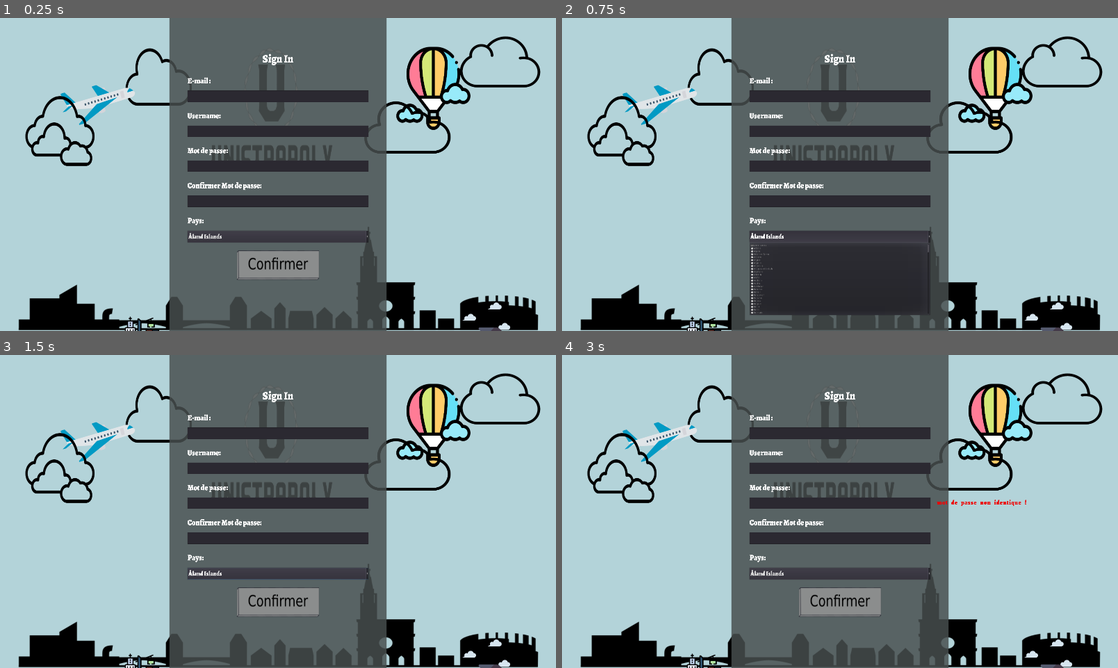
Above: before the commit, frames 1-4 (two rows, left to right).
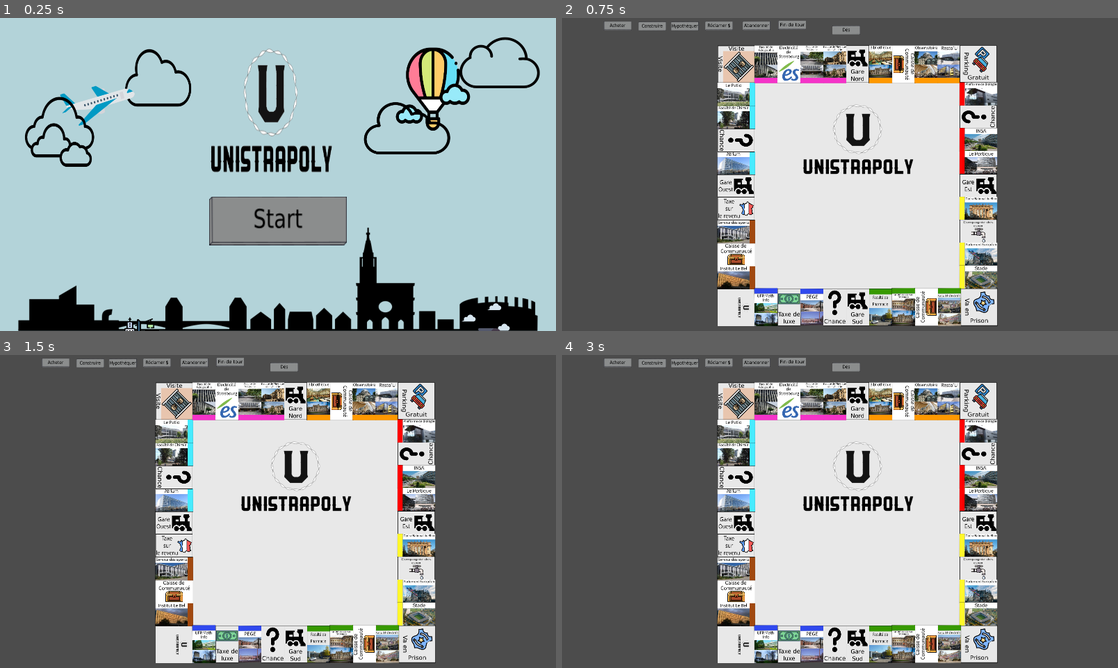
Above: after the commit, the same moments.

Repository: DARWICHAli/projet_integrateur
Game: Godot game, scene res://Scenes/jeu.tscn
The game is run twice, just before and just after one commit, with the same random seed, the same clock (stepped at 60 frames per second) and the same inputs.
Inputs (mouse positions are in pixels of both pictures, inside the frame that each line leads up to):
- Up to frame 1 (0.25 s): no input
- Up to frame 2 (0.75 s): click (840, 237) at 0.5 s, where only the run before the commit has a clickable "Åland Islands"
- Up to frame 3 (1.5 s): click (278, 558) at 1.27 s
- Up to frame 4 (3 s): click (840, 558) at 2.02 s; click (840, 602) at 2.77 s

The runs differ from the first frame. In frame 1, 41% of the frame differs, in the area x 3-98%, y 0-100%; in frame 2, 95%, in the area x 0-100%, y 0-100%; in frame 3, 95%; in frame 4, 95%.

Commit message:
Revert "ajout de forme"
This reverts commit 96d606a69b47f4b2ec9359b4467b548476fa2d3e.

Diff:
--- a/Client/Form.gd
+++ /dev/null
@@ -1,42 +0,0 @@
-extends Node2D
-
-var dbsocket
-var client
-var websocket_url
-func _ready():
-	var websocket_url = "ws://localhost:1234"
-	client = WebSocketClient.new()
-	var err =client.connect_to_url(websocket_url)
-	var countries = json_parse("countries.json")
-	var i = 1;
-	while(i <= 241):
-		$"formule/choix pays".add_item(countries[i].name,i)
-		i += 1;
-
-
-
-
-func json_parse(filename):
-	var file = File.new()
-	file.open(filename,File.READ)
-	var text = file.get_as_text()
-	var data = parse_json(text)
-	file.close()
-	return data
-
-
-
-func _on_confirm_pressed():
-	var file = File.new()
-	var username = $formule/username.text
-	var mdp = $formule/passwd
-	var conf_mdp = $formule/confirm
-	var mail = $formule/confirm
-	var pays = $"formule/choix pays".text
-	if mdp != conf_mdp:
-		$formule/error_mdp.show()
-	var query = "insert into UTILISATEUR (email,username, password, pays) values ('" + str(mail) +"','"+str(username)+"','"+str(mdp)+"','"+str(pays)+"');"
-	var err_2 = client.put_packet(query.to_utf8())
-	print(err_2)
-	print("envoyé")
-	file.open("bdd.json", File.WRITE)
--- a/Client/Form.tscn
+++ /dev/null
@@ -1,235 +0,0 @@
-[gd_scene load_steps=12 format=2]
-
-[ext_resource path="res://GFX/form.png" type="Texture" id=1]
-[ext_resource path="res://GFX/acceuil.png" type="Texture" id=2]
-[ext_resource path="res://Bouton/bouton_confirmer_pressed.png" type="Texture" id=3]
-[ext_resource path="res://Bouton/bouton_confirmer_normal.png" type="Texture" id=4]
-[ext_resource path="res://GFX/Fonts/Alegreya-Black.ttf" type="DynamicFontData" id=5]
-[ext_resource path="res://Form.gd" type="Script" id=6]
-
-[sub_resource type="DynamicFont" id=1]
-size = 70
-font_data = ExtResource( 5 )
-
-[sub_resource type="DynamicFont" id=2]
-size = 50
-font_data = ExtResource( 5 )
-
-[sub_resource type="DynamicFont" id=3]
-size = 45
-font_data = ExtResource( 5 )
-
-[sub_resource type="DynamicFont" id=4]
-size = 40
-font_data = ExtResource( 5 )
-
-[sub_resource type="DynamicFont" id=5]
-size = 40
-outline_color = Color( 1, 0, 0, 1 )
-extra_spacing_char = 3
-extra_spacing_space = 13
-font_data = ExtResource( 5 )
-
-[node name="Form" type="Node2D"]
-script = ExtResource( 6 )
-
-[node name="background" type="TextureRect" parent="."]
-anchor_right = 1.0
-anchor_bottom = 1.0
-margin_left = 2.66992
-margin_top = -5.33936
-margin_right = 3842.67
-margin_bottom = 2154.66
-texture = ExtResource( 2 )
-__meta__ = {
-"_edit_use_anchors_": false
-}
-
-[node name="formule" type="TextureRect" parent="."]
-margin_left = 1170.0
-margin_right = 2670.0
-margin_bottom = 2160.0
-texture = ExtResource( 1 )
-__meta__ = {
-"_edit_use_anchors_": false
-}
-
-[node name="Title " type="Label" parent="formule"]
-margin_top = 200.0
-margin_right = 1500.0
-margin_bottom = 302.0
-custom_fonts/font = SubResource( 1 )
-text = "Sign In"
-align = 1
-valign = 1
-__meta__ = {
-"_edit_use_anchors_": false
-}
-
-[node name="emailLabel" type="Label" parent="formule"]
-margin_left = 125.0
-margin_top = 352.0
-margin_right = 317.0
-margin_bottom = 422.0
-custom_fonts/font = SubResource( 2 )
-text = "E-mail :"
-valign = 1
-__meta__ = {
-"_edit_use_anchors_": false
-}
-
-[node name="mail" type="LineEdit" parent="formule"]
-margin_left = 125.0
-margin_top = 447.0
-margin_right = 1375.0
-margin_bottom = 517.0
-custom_fonts/font = SubResource( 3 )
-__meta__ = {
-"_edit_use_anchors_": false
-}
-
-[node name="usernameLabel" type="Label" parent="formule"]
-margin_left = 125.0
-margin_top = 567.0
-margin_right = 355.0
-margin_bottom = 637.0
-custom_fonts/font = SubResource( 2 )
-text = "Username:"
-valign = 1
-__meta__ = {
-"_edit_use_anchors_": false
-}
-
-[node name="username" type="LineEdit" parent="formule"]
-margin_left = 125.0
-margin_top = 662.0
-margin_right = 1375.0
-margin_bottom = 732.0
-custom_fonts/font = SubResource( 3 )
-__meta__ = {
-"_edit_use_anchors_": false
-}
-
-[node name="paysLabel" type="Label" parent="formule"]
-margin_left = 125.0
-margin_top = 1214.0
-margin_right = 355.0
-margin_bottom = 1284.0
-custom_fonts/font = SubResource( 2 )
-text = "Pays:"
-valign = 1
-__meta__ = {
-"_edit_use_anchors_": false
-}
-
-[node name="choix pays" type="OptionButton" parent="formule"]
-margin_left = 125.0
-margin_top = 1311.0
-margin_right = 1375.0
-margin_bottom = 1383.0
-custom_fonts/font = SubResource( 4 )
-text = "Choisir pays"
-__meta__ = {
-"_edit_use_anchors_": false
-}
-
-[node name="passwdLabel" type="Label" parent="formule"]
-margin_left = 125.0
-margin_top = 782.0
-margin_right = 404.0
-margin_bottom = 852.0
-custom_fonts/font = SubResource( 2 )
-text = "Mot de passe:"
-valign = 1
-__meta__ = {
-"_edit_use_anchors_": false
-}
-
-[node name="passwd" type="LineEdit" parent="formule"]
-margin_left = 125.0
-margin_top = 877.0
-margin_right = 1375.0
-margin_bottom = 949.0
-custom_fonts/font = SubResource( 3 )
-secret = true
-__meta__ = {
-"_edit_use_anchors_": false
-}
-
-[node name="passwdconfLabel" type="Label" parent="formule"]
-margin_left = 125.0
-margin_top = 997.0
-margin_right = 638.0
-margin_bottom = 1067.0
-custom_fonts/font = SubResource( 2 )
-text = "Confirmer Mot de passe:"
-valign = 1
-__meta__ = {
-"_edit_use_anchors_": false
-}
-
-[node name="passwdconf" type="LineEdit" parent="formule"]
-margin_left = 125.0
-margin_top = 1092.0
-margin_right = 1375.0
-margin_bottom = 1164.0
-custom_fonts/font = SubResource( 3 )
-secret = true
-__meta__ = {
-"_edit_use_anchors_": false
-}
-
-[node name="confirm" type="TextureButton" parent="formule"]
-margin_left = 465.0
-margin_top = 1433.0
-margin_right = 655.0
-margin_bottom = 1493.0
-rect_scale = Vector2( 3, 3 )
-texture_normal = ExtResource( 4 )
-texture_pressed = ExtResource( 3 )
-__meta__ = {
-"_edit_use_anchors_": false
-}
-
-[node name="error_mdp" type="Label" parent="formule"]
-visible = false
-margin_left = 1420.0
-margin_top = 863.135
-margin_right = 2037.0
-margin_bottom = 955.135
-custom_fonts/font = SubResource( 5 )
-custom_colors/font_color = Color( 0.941176, 0.0235294, 0.0235294, 1 )
-text = "mot de passe non identique !"
-valign = 1
-__meta__ = {
-"_edit_use_anchors_": false
-}
-
-[node name="error_username" type="Label" parent="formule"]
-visible = false
-margin_left = 1420.0
-margin_top = 649.561
-margin_right = 2037.0
-margin_bottom = 741.561
-custom_fonts/font = SubResource( 5 )
-custom_colors/font_color = Color( 0.941176, 0.0235294, 0.0235294, 1 )
-text = "username déjà utilisé !"
-valign = 1
-__meta__ = {
-"_edit_use_anchors_": false
-}
-
-[node name="error_mail" type="Label" parent="formule"]
-visible = false
-margin_left = 1420.0
-margin_top = 446.666
-margin_right = 2037.0
-margin_bottom = 538.666
-custom_fonts/font = SubResource( 5 )
-custom_colors/font_color = Color( 0.941176, 0.0235294, 0.0235294, 1 )
-text = "mot de passe non identique !"
-valign = 1
-__meta__ = {
-"_edit_use_anchors_": false
-}
-[connection signal="pressed" from="formule/confirm" to="." method="_on_confirm_pressed"]
--- a/Client/Scenes/jeu.tscn
+++ b/Client/Scenes/jeu.tscn
@@ -66,7 +66,6 @@
 [ext_resource path="res://GFX/pion4_normal.png" type="Texture" id=64]
 [ext_resource path="res://GFX/pion3_normal.png" type="Texture" id=65]
 [ext_resource path="res://GFX/pion6_normal.png" type="Texture" id=66]
-[ext_resource path="res://Form.tscn" type="PackedScene" id=67]
 
 [node name="jeu" type="Node2D"]
 script = ExtResource( 2 )
@@ -531,9 +530,6 @@
 __meta__ = {
 "_edit_use_anchors_": false
 }
-
-[node name="Form" parent="menu" instance=ExtResource( 67 )]
-scale = Vector2( 1, 1.12 )
 [connection signal="signal_resultat_lancer_de" from="." to="Pion" method="_on_jeu_signal_resultat_lancer_de"]
 [connection signal="signal_resultat_lancer_de2" from="." to="Pion2" method="_on_jeu_signal_resultat_lancer_de2"]
 [connection signal="signal_resultat_lancer_de3" from="." to="Pion3" method="_on_jeu_signal_resultat_lancer_de3"]
--- a/Client/countries.json
+++ /dev/null
@@ -1,245 +0,0 @@
-[
-  {"name":"Afghanistan", "code": "AF"},
-  {"name": "Åland Islands", "code": "AX"},
-  {"name": "Albania", "code": "AL"},
-  {"name": "Algeria", "code": "DZ"},
-  {"name": "American Samoa", "code": "AS"},
-  {"name": "AndorrA", "code": "AD"},
-  {"name": "Angola", "code": "AO"},
-  {"name": "Anguilla", "code": "AI"},
-  {"name": "Antarctica", "code": "AQ"},
-  {"name": "Antigua and Barbuda", "code": "AG"},
-  {"name": "Argentina", "code": "AR"},
-  {"name": "Armenia", "code": "AM"},
-  {"name": "Aruba", "code": "AW"},
-  {"name": "Australia", "code": "AU"},
-  {"name": "Austria", "code": "AT"},
-  {"name": "Azerbaijan", "code": "AZ"},
-  {"name": "Bahamas", "code": "BS"},
-  {"name": "Bahrain", "code": "BH"},
-  {"name": "Bangladesh", "code": "BD"},
-  {"name": "Barbados", "code": "BB"},
-  {"name": "Belarus", "code": "BY"},
-  {"name": "Belgium", "code": "BE"},
-  {"name": "Belize", "code": "BZ"},
-  {"name": "Benin", "code": "BJ"},
-  {"name": "Bermuda", "code": "BM"},
-  {"name": "Bhutan", "code": "BT"},
-  {"name": "Bolivia", "code": "BO"},
-  {"name": "Bosnia and Herzegovina", "code": "BA"},
-  {"name": "Botswana", "code": "BW"},
-  {"name": "Bouvet Island", "code": "BV"},
-  {"name": "Brazil", "code": "BR"},
-  {"name": "British Indian Ocean Territory", "code": "IO"},
-  {"name": "Brunei Darussalam", "code": "BN"},
-  {"name": "Bulgaria", "code": "BG"},
-  {"name": "Burkina Faso", "code": "BF"},
-  {"name": "Burundi", "code": "BI"},
-  {"name": "Cambodia", "code": "KH"},
-  {"name": "Cameroon", "code": "CM"},
-  {"name": "Canada", "code": "CA"},
-  {"name": "Cape Verde", "code": "CV"},
-  {"name": "Cayman Islands", "code": "KY"},
-  {"name": "Central African Republic", "code": "CF"},
-  {"name": "Chad", "code": "TD"},
-  {"name": "Chile", "code": "CL"},
-  {"name": "China", "code": "CN"},
-  {"name": "Christmas Island", "code": "CX"},
-  {"name": "Cocos (Keeling) Islands", "code": "CC"},
-  {"name": "Colombia", "code": "CO"},
-  {"name": "Comoros", "code": "KM"},
-  {"name": "Congo", "code": "CG"},
-  {"name": "Congo, The Democratic Republic of the", "code": "CD"},
-  {"name": "Cook Islands", "code": "CK"},
-  {"name": "Costa Rica", "code": "CR"},
-  {"name": "Cote D\"Ivoire", "code": "CI"},
-  {"name": "Croatia", "code": "HR"},
-  {"name": "Cuba", "code": "CU"},
-  {"name": "Cyprus", "code": "CY"},
-  {"name": "Czech Republic", "code": "CZ"},
-  {"name": "Denmark", "code": "DK"},
-  {"name": "Djibouti", "code": "DJ"},
-  {"name": "Dominica", "code": "DM"},
-  {"name": "Dominican Republic", "code": "DO"},
-  {"name": "Ecuador", "code": "EC"},
-  {"name": "Egypt", "code": "EG"},
-  {"name": "El Salvador", "code": "SV"},
-  {"name": "Equatorial Guinea", "code": "GQ"},
-  {"name": "Eritrea", "code": "ER"},
-  {"name": "Estonia", "code": "EE"},
-  {"name": "Ethiopia", "code": "ET"},
-  {"name": "Falkland Islands (Malvinas)", "code": "FK"},
-  {"name": "Faroe Islands", "code": "FO"},
-  {"name": "Fiji", "code": "FJ"},
-  {"name": "Finland", "code": "FI"},
-  {"name": "France", "code": "FR"},
-  {"name": "French Guiana", "code": "GF"},
-  {"name": "French Polynesia", "code": "PF"},
-  {"name": "French Southern Territories", "code": "TF"},
-  {"name": "Gabon", "code": "GA"},
-  {"name": "Gambia", "code": "GM"},
-  {"name": "Georgia", "code": "GE"},
-  {"name": "Germany", "code": "DE"},
-  {"name": "Ghana", "code": "GH"},
-  {"name": "Gibraltar", "code": "GI"},
-  {"name": "Greece", "code": "GR"},
-  {"name": "Greenland", "code": "GL"},
-  {"name": "Grenada", "code": "GD"},
-  {"name": "Guadeloupe", "code": "GP"},
-  {"name": "Guam", "code": "GU"},
-  {"name": "Guatemala", "code": "GT"},
-  {"name": "Guernsey", "code": "GG"},
-  {"name": "Guinea", "code": "GN"},
-  {"name": "Guinea-Bissau", "code": "GW"},
-  {"name": "Guyana", "code": "GY"},
-  {"name": "Haiti", "code": "HT"},
-  {"name": "Heard Island and Mcdonald Islands", "code": "HM"},
-  {"name": "Holy See (Vatican City State)", "code": "VA"},
-  {"name": "Honduras", "code": "HN"},
-  {"name": "Hong Kong", "code": "HK"},
-  {"name": "Hungary", "code": "HU"},
-  {"name": "Iceland", "code": "IS"},
-  {"name": "India", "code": "IN"},
-  {"name": "Indonesia", "code": "ID"},
-  {"name": "Iran, Islamic Republic Of", "code": "IR"},
-  {"name": "Iraq", "code": "IQ"},
-  {"name": "Ireland", "code": "IE"},
-  {"name": "Isle of Man", "code": "IM"},
-  {"name": "Israel", "code": "IL"},
-  {"name": "Italy", "code": "IT"},
-  {"name": "Jamaica", "code": "JM"},
-  {"name": "Japan", "code": "JP"},
-  {"name": "Jersey", "code": "JE"},
-  {"name": "Jordan", "code": "JO"},
-  {"name": "Kazakhstan", "code": "KZ"},
-  {"name": "Kenya", "code": "KE"},
-  {"name": "Kiribati", "code": "KI"},
-  {"name": "Korea, Democratic People\"S Republic of", "code": "KP"},
-  {"name": "Korea, Republic of", "code": "KR"},
-  {"name": "Kuwait", "code": "KW"},
-  {"name": "Kyrgyzstan", "code": "KG"},
-  {"name": "Lao People\"S Democratic Republic", "code": "LA"},
-  {"name": "Latvia", "code": "LV"},
-  {"name": "Lebanon", "code": "LB"},
-  {"name": "Lesotho", "code": "LS"},
-  {"name": "Liberia", "code": "LR"},
-  {"name": "Libyan Arab Jamahiriya", "code": "LY"},
-  {"name": "Liechtenstein", "code": "LI"},
-  {"name": "Lithuania", "code": "LT"},
-  {"name": "Luxembourg", "code": "LU"},
-  {"name": "Macao", "code": "MO"},
-  {"name": "Macedonia, The Former Yugoslav Republic of", "code": "MK"},
-  {"name": "Madagascar", "code": "MG"},
-  {"name": "Malawi", "code": "MW"},
-  {"name": "Malaysia", "code": "MY"},
-  {"name": "Maldives", "code": "MV"},
-  {"name": "Mali", "code": "ML"},
-  {"name": "Malta", "code": "MT"},
-  {"name": "Marshall Islands", "code": "MH"},
-  {"name": "Martinique", "code": "MQ"},
-  {"name": "Mauritania", "code": "MR"},
-  {"name": "Mauritius", "code": "MU"},
-  {"name": "Mayotte", "code": "YT"},
-  {"name": "Mexico", "code": "MX"},
-  {"name": "Micronesia, Federated States of", "code": "FM"},
-  {"name": "Moldova, Republic of", "code": "MD"},
-  {"name": "Monaco", "code": "MC"},
-  {"name": "Mongolia", "code": "MN"},
-  {"name": "Montserrat", "code": "MS"},
-  {"name": "Morocco", "code": "MA"},
-  {"name": "Mozambique", "code": "MZ"},
-  {"name": "Myanmar", "code": "MM"},
-  {"name": "Namibia", "code": "NA"},
-  {"name": "Nauru", "code": "NR"},
-  {"name": "Nepal", "code": "NP"},
-  {"name": "Netherlands", "code": "NL"},
-  {"name": "Netherlands Antilles", "code": "AN"},
-  {"name": "New Caledonia", "code": "NC"},
-  {"name": "New Zealand", "code": "NZ"},
-  {"name": "Nicaragua", "code": "NI"},
-  {"name": "Niger", "code": "NE"},
-  {"name": "Nigeria", "code": "NG"},
-  {"name": "Niue", "code": "NU"},
-  {"name": "Norfolk Island", "code": "NF"},
-  {"name": "Northern Mariana Islands", "code": "MP"},
-  {"name": "Norway", "code": "NO"},
-  {"name": "Oman", "code": "OM"},
-  {"name": "Pakistan", "code": "PK"},
-  {"name": "Palau", "code": "PW"},
-  {"name": "Palestinian Territory, Occupied", "code": "PS"},
-  {"name": "Panama", "code": "PA"},
-  {"name": "Papua New Guinea", "code": "PG"},
-  {"name": "Paraguay", "code": "PY"},
-  {"name": "Peru", "code": "PE"},
-  {"name": "Philippines", "code": "PH"},
-  {"name": "Pitcairn", "code": "PN"},
-  {"name": "Poland", "code": "PL"},
-  {"name": "Portugal", "code": "PT"},
-  {"name": "Puerto Rico", "code": "PR"},
-  {"name": "Qatar", "code": "QA"},
-  {"name": "Reunion", "code": "RE"},
-  {"name": "Romania", "code": "RO"},
-  {"name": "Russian Federation", "code": "RU"},
-  {"name": "RWANDA", "code": "RW"},
-  {"name": "Saint Helena", "code": "SH"},
-  {"name": "Saint Kitts and Nevis", "code": "KN"},
-  {"name": "Saint Lucia", "code": "LC"},
-  {"name": "Saint Pierre and Miquelon", "code": "PM"},
-  {"name": "Saint Vincent and the Grenadines", "code": "VC"},
-  {"name": "Samoa", "code": "WS"},
-  {"name": "San Marino", "code": "SM"},
-  {"name": "Sao Tome and Principe", "code": "ST"},
-  {"name": "Saudi Arabia", "code": "SA"},
-  {"name": "Senegal", "code": "SN"},
-  {"name": "Serbia and Montenegro", "code": "CS"},
-  {"name": "Seychelles", "code": "SC"},
-  {"name": "Sierra Leone", "code": "SL"},
-  {"name": "Singapore", "code": "SG"},
-  {"name": "Slovakia", "code": "SK"},
-  {"name": "Slovenia", "code": "SI"},
-  {"name": "Solomon Islands", "code": "SB"},
-  {"name": "Somalia", "code": "SO"},
-  {"name": "South Africa", "code": "ZA"},
-  {"name": "South Georgia and the South Sandwich Islands", "code": "GS"},
-  {"name": "Spain", "code": "ES"},
-  {"name": "Sri Lanka", "code": "LK"},
-  {"name": "Sudan", "code": "SD"},
-  {"name": "Suriname", "code": "SR"},
-  {"name": "Svalbard and Jan Mayen", "code": "SJ"},
-  {"name": "Swaziland", "code": "SZ"},
-  {"name": "Sweden", "code": "SE"},
-  {"name": "Switzerland", "code": "CH"},
-  {"name": "Syrian Arab Republic", "code": "SY"},
-  {"name": "Taiwan, Province of China", "code": "TW"},
-  {"name": "Tajikistan", "code": "TJ"},
-  {"name": "Tanzania, United Republic of", "code": "TZ"},
-  {"name": "Thailand", "code": "TH"},
-  {"name": "Timor-Leste", "code": "TL"},
-  {"name": "Togo", "code": "TG"},
-  {"name": "Tokelau", "code": "TK"},
-  {"name": "Tonga", "code": "TO"},
-  {"name": "Trinidad and Tobago", "code": "TT"},
-  {"name": "Tunisia", "code": "TN"},
-  {"name": "Turkey", "code": "TR"},
-  {"name": "Turkmenistan", "code": "TM"},
-  {"name": "Turks and Caicos Islands", "code": "TC"},
-  {"name": "Tuvalu", "code": "TV"},
-  {"name": "Uganda", "code": "UG"},
-  {"name": "Ukraine", "code": "UA"},
-  {"name": "United Arab Emirates", "code": "AE"},
-  {"name": "United Kingdom", "code": "GB"},
-  {"name": "United States", "code": "US"},
-  {"name": "United States Minor Outlying Islands", "code": "UM"},
-  {"name": "Uruguay", "code": "UY"},
-  {"name": "Uzbekistan", "code": "UZ"},
-  {"name": "Vanuatu", "code": "VU"},
-  {"name": "Venezuela", "code": "VE"},
-  {"name": "Viet Nam", "code": "VN"},
-  {"name": "Virgin Islands, British", "code": "VG"},
-  {"name": "Virgin Islands, U.S.", "code": "VI"},
-  {"name": "Wallis and Futuna", "code": "WF"},
-  {"name": "Western Sahara", "code": "EH"},
-  {"name": "Yemen", "code": "YE"},
-  {"name": "Zambia", "code": "ZM"},
-  {"name": "Zimbabwe", "code": "ZW"}
-]
Binary file removed: Client/GFX/Fonts/Alegreya-Black.ttf
Binary file removed: Client/GFX/form.png
Not shown, removed: Client/GFX/form.png.import
Not shown: 1 places in Client/Scenes/jeu.tscn that only renumber resources
Empty file removed: Client/bdd.json
